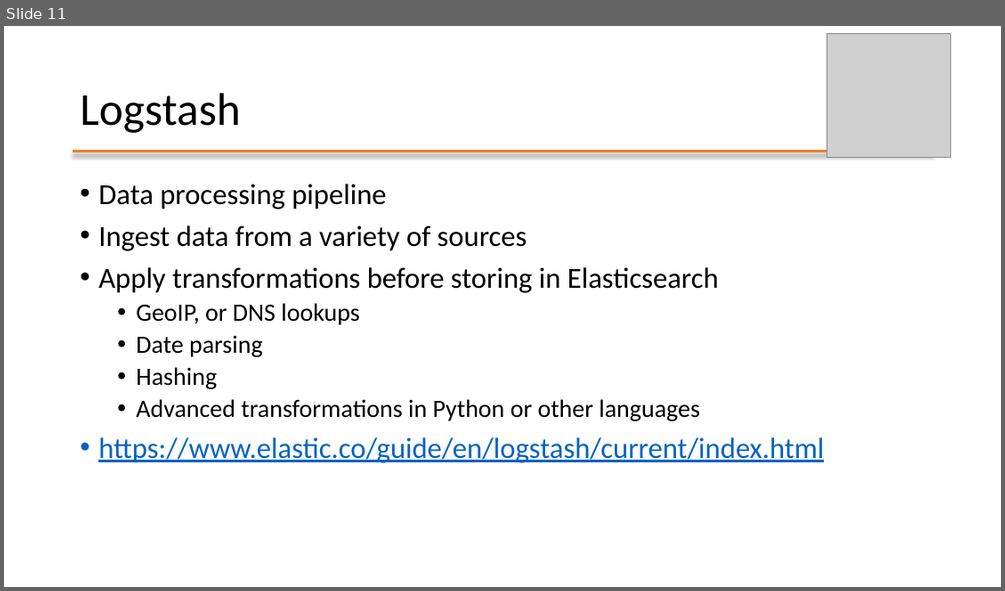
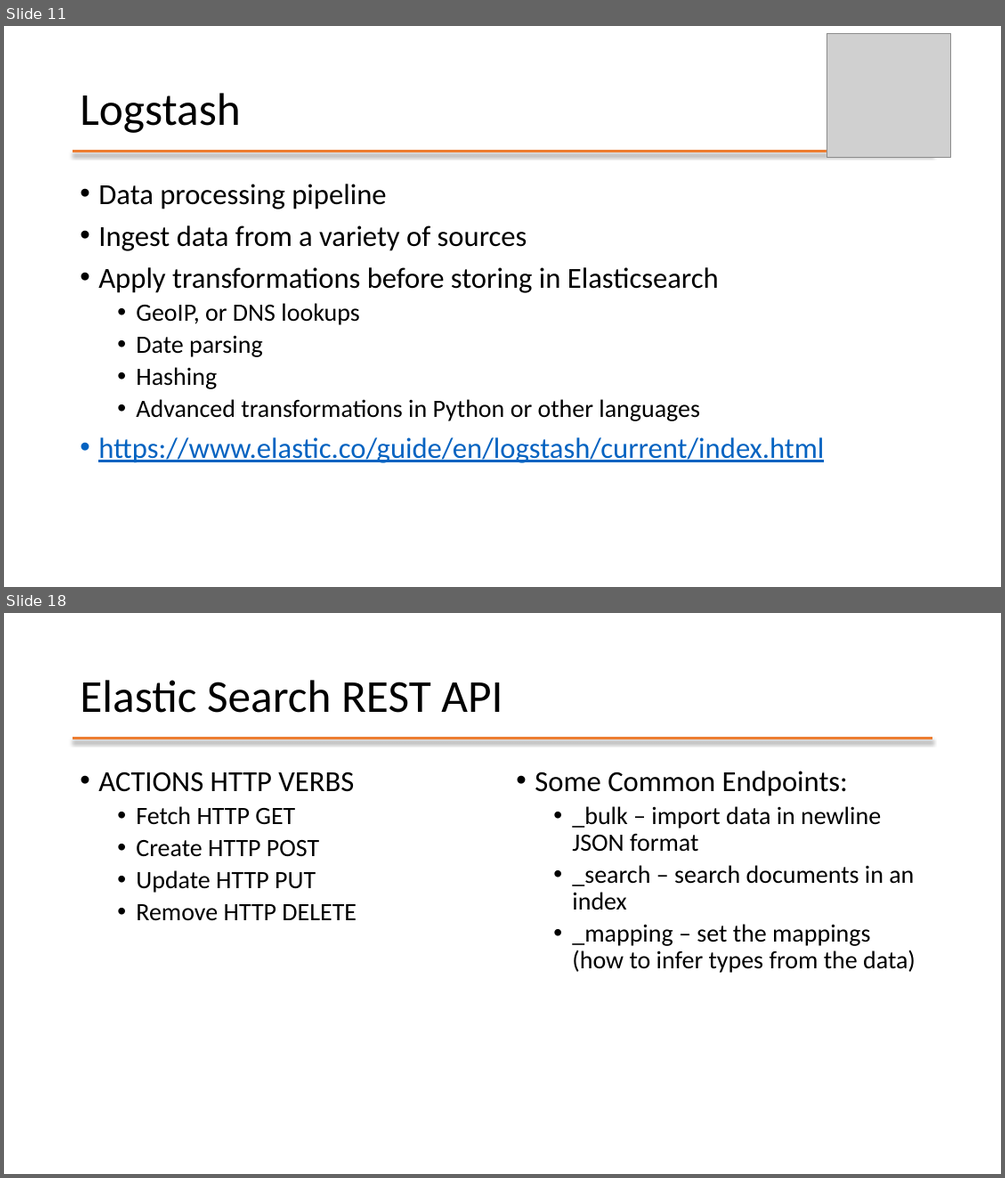
Before and after one commit to mafudge/ist769-old, a slide deck: content/J-Search/J-Search.pptx. Shown one above the other, each under a label of ours: slide 11 before the commit, slides 11 and 18 after it; the slides between them are not shown. The pictures are 1005x591 and 1005x1178 pixels, drawn with LibreOffice and Linux fonts; fonts in the diff are those of the drawing; grey boxes stand for pictures. Boxes give left, top, right and bottom in pixels: in the first picture for what was removed or moved away, otherwise in the second. Text is boxed around its words. In the diff, an @@ line names an element or a change of style, - is before the commit and + after.

Commit message:
completed Search ppt

```diff
--- a/content/J-Search/J-Search.pptx
+++ b/content/J-Search/J-Search.pptx
@@ slide 18 added at <box>4,613,1001,1174</box>, background #FFFFFF; not listed: 1 template element that a slide beside it also shows @@
@@ title added at <box>80,680,502,713</box>, 44 pt, text #000000 @@
+Elastic Search REST API
@@ text added at <box>98,771,356,921</box>, 24 pt, text #000000 @@
+• ACTIONS HTTP VERBS
+  • Fetch HTTP GET
+  • Create HTTP POST
+  • Update HTTP PUT
+  • Remove HTTP DELETE
@@ text added at <box>534,771,915,973</box>, 24 pt, text #000000 @@
+• Some Common Endpoints:
+  • _bulk – import data in newline JSON format
+  • _search – search documents in an index
+  • _mapping – set the mappings (how to infer types from the data)
```
Also in this commit, not shown: 5 slides changed, 16 other slides added, 42 slides removed, 3 other files.
